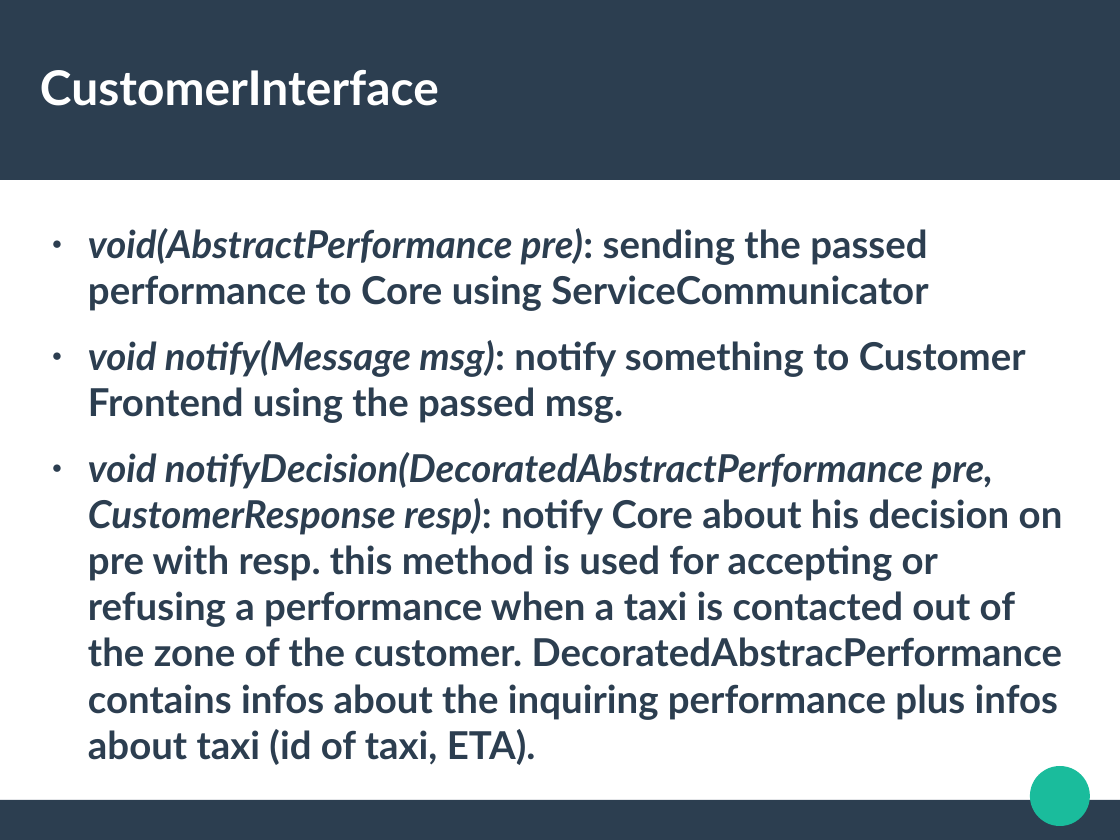
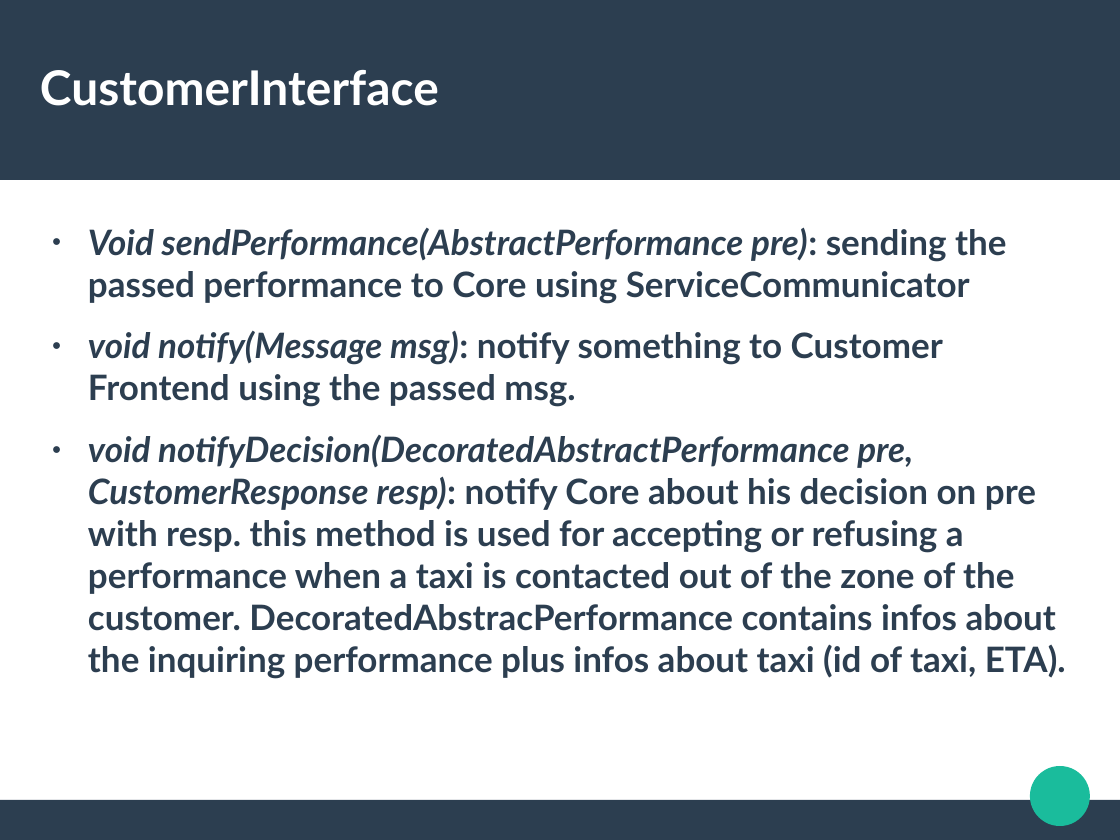
Before and after one commit to fusiled/fusi-locatelli-ingsw2, a slide deck: slide 27 of reviewSlides/dd.odp. Drawn at 1120x840 pixels with LibreOffice and Linux fonts; fonts in the diff are those of the drawing. Boxes give left, top, right and bottom in pixels: in the first picture for what was removed or moved away, otherwise in the second. Text is boxed around its words. In the diff, an @@ line names an element or a change of style, - is before the commit and + after.

```diff
--- a/reviewSlides/dd.odp
+++ b/reviewSlides/dd.odp
@@ text at <box>88,227,1006,303</box>: text changed; size 27.2 to 24.8 pt @@
-● void(AbstractPerformance pre): sending the passed performance to Core using ServiceCommunicator
+● Void sendPerformance(AbstractPerformance pre): sending the passed performance to Core using ServiceCommunicator
@@ text at <box>88,331,1066,679</box>: size 27.2 to 24.8 pt in "void notify(Message msg): notify something to Customer ...", "void notifyDecision(DecoratedAbstractPerformance pre, Custom ..." @@
```
Also in this commit, not shown: 1 other slide changed, 2 other files.
